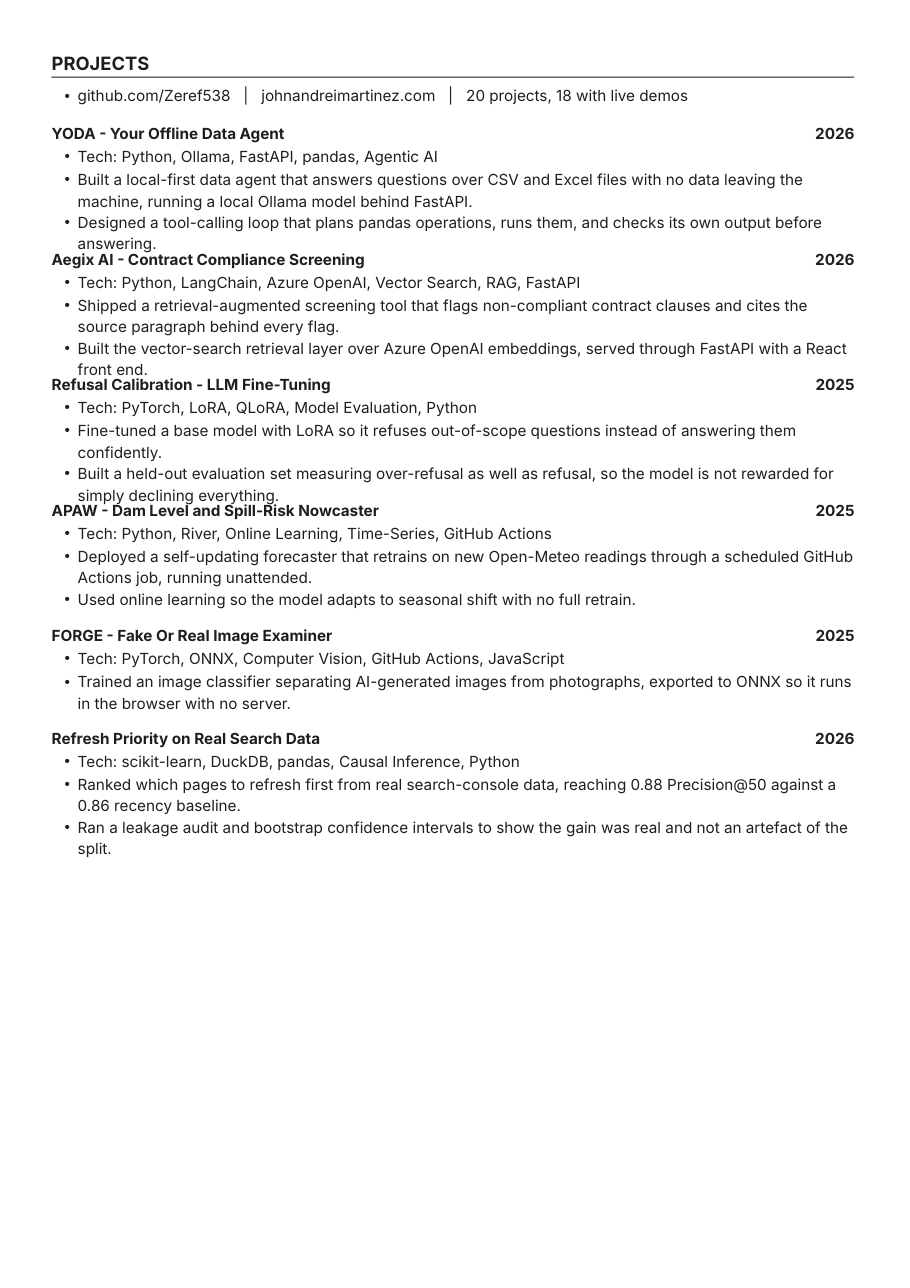
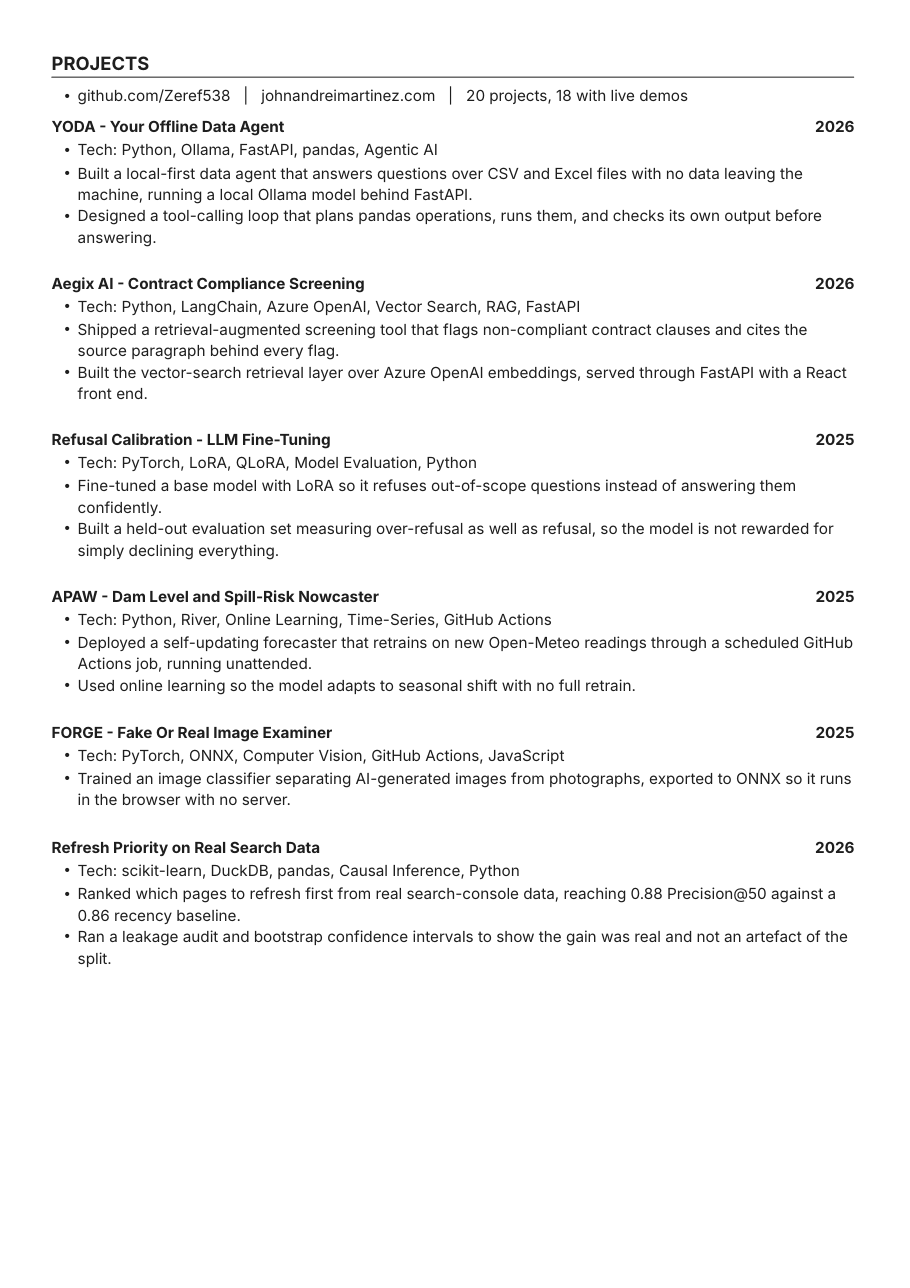
Before and after one commit to Zeref538/portfolio, a slide deck: slide 2 of source-assets/cv/Martinez-CV.pptx. Drawn at 910x1288 pixels with LibreOffice and Linux fonts; fonts in the diff are those of the drawing. Boxes give left, top, right and bottom in pixels: in the first picture for what was removed or moved away, otherwise in the second. Text is boxed around its words. In the diff, an @@ line names an element or a change of style, - is before the commit and + after.

Commit message:
Build the CV and a one-page resume from the PowerPoint source

```diff
--- a/source-assets/cv/Martinez-CV.pptx
+++ b/source-assets/cv/Martinez-CV.pptx
@@ 4 texts: place and size @@
-4 texts at [52, 127, 854, 254]
+4 texts at [52, 120, 854, 247]
@@ 4 texts: place and size @@
-4 texts at [52, 251, 854, 380]
+4 texts at [52, 277, 854, 399]
@@ 4 texts: place and size @@
-4 texts at [52, 378, 855, 505]
+4 texts at [52, 433, 855, 560]
@@ text "2025": place and size @@
-text "2025" at [816, 629, 855, 641]
+text "2025" at [816, 590, 855, 602]
@@ 3 texts: place and size @@
-3 texts at [52, 502, 853, 609]
+3 texts at [52, 590, 853, 695]
@@ text "2025": place and size @@
-text "2025" at [816, 504, 855, 516]
+text "2025" at [816, 726, 855, 738]
@@ 3 texts: place and size @@
-3 texts at [52, 629, 852, 709]
+3 texts at [52, 726, 852, 805]
@@ 4 texts: place and size @@
-4 texts at [52, 732, 854, 857]
+4 texts at [52, 841, 854, 967]
```
Also in this commit, not shown: 2 other files.
